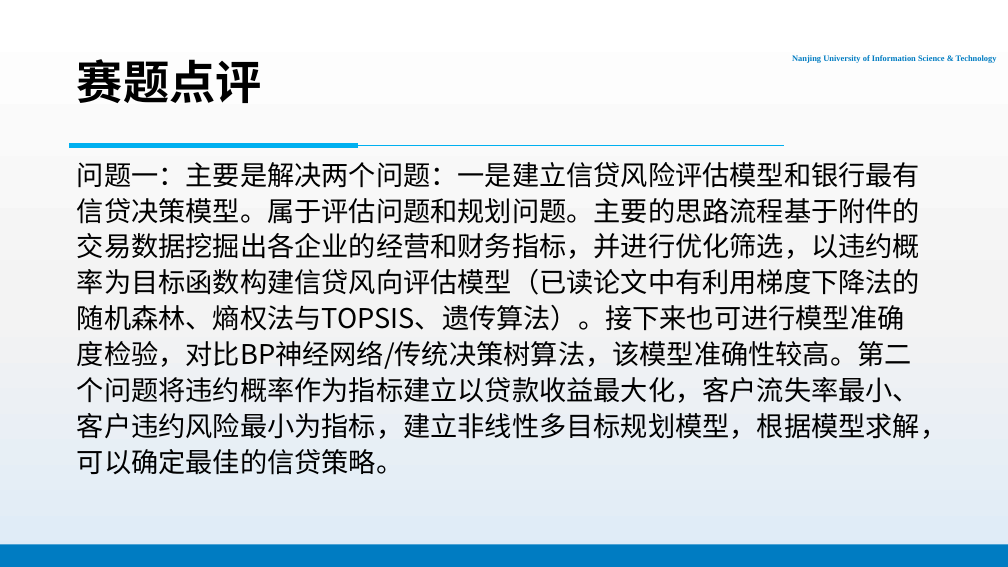
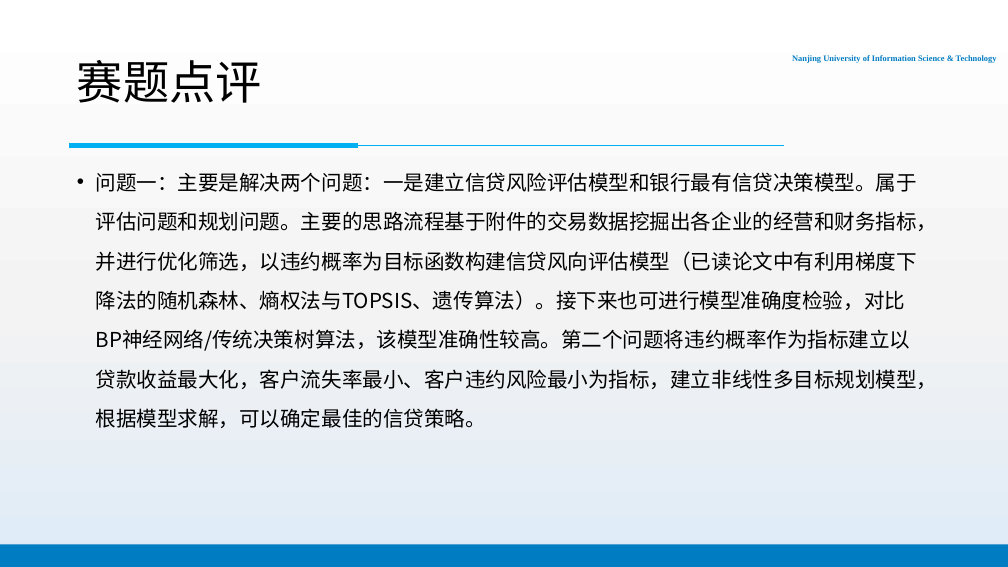
Before and after one commit to PhantomGMC/Week16-Math_model, a slide deck: slide 4 of 数模16周报告.pptx. Drawn at 1008x567 pixels with LibreOffice and Linux fonts; fonts in the diff are those of the drawing; background and template pictures are left out. Boxes give left, top, right and bottom in pixels: in the first picture for what was removed or moved away, otherwise in the second. Text is boxed around its words. In the diff, an @@ line names an element or a change of style, - is before the commit and + after.

```diff
--- a/数模16周报告.pptx
+++ b/数模16周报告.pptx
@@ title "赛题点评" at (77,60,262,103): bold off @@
@@ text "问题一：主要是解决两个问题：一是建立信贷风险评估模型和银行最有信贷决策模型。属于评估问题和规划问题。主要的思路流程基于附 ..." at (96,172,938,428): size 25.9 to 19.6 pt; bullet none to •; line spacing 1.1 to 1.6 @@
```
Also in this commit, not shown: 6 other slides changed, 4 slides removed.
